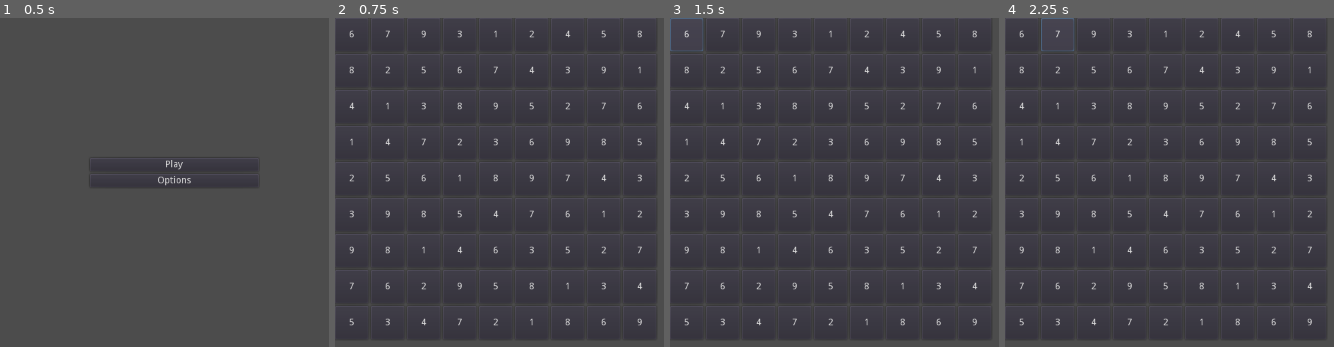
Above: before the commit, frames 1-4 (left to right).
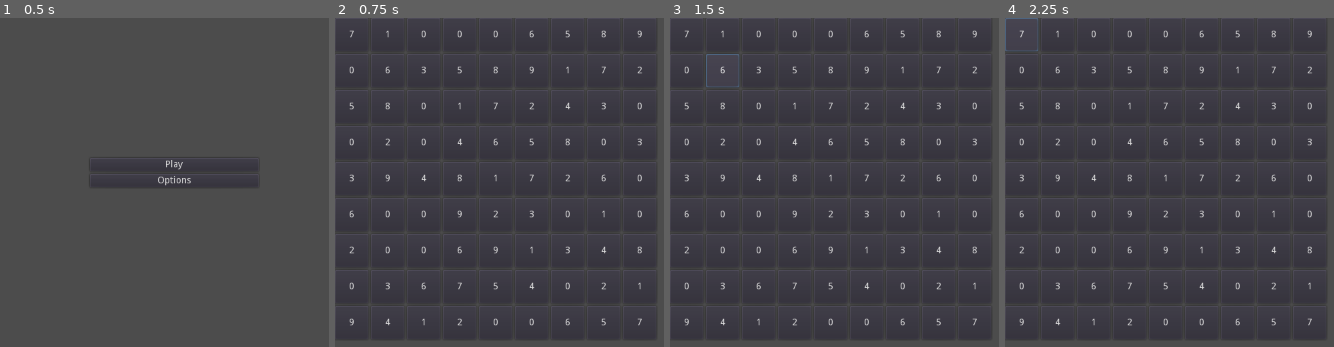
Above: after the commit, the same moments.

Repository: UnrealisticDino/sudoku
Game: Godot game, scene res://Main.tscn
Same seed, same stepped clock (60 frames per second), same inputs: the game is played once before the commit and once after it.
Inputs:
- Up to frame 1 (0.5 s): no input
- Up to frame 2 (0.75 s): click "Play" at 0.5 s
- Up to frame 3 (1.5 s): click "6" at 1.25 s
- Up to frame 4 (2.25 s): click "7" at 2 s

Frame 1 is identical in both runs. In frame 2, 1.3% of the frame differs, in the area x 4-94%, y 3-94%; in frame 3, 1.6%, in the area x 0-94%, y 0-94%; in frame 4, 1.6%.

Commit message:
Puzzle generation working corectly

Diff:
--- a/GameScene.gd
+++ b/GameScene.gd
@@ -4,3 +4,13 @@
 	var sudoku_node = get_node("Sudoku")
 	sudoku_node.rect_min_size = Vector2(450, 450)  # Adjust the size as needed
 	sudoku_node.columns = 9  # Ensure the GridContainer has 9 columns
+
+	# Get the puzzle from Global.completed_sudoku
+	var puzzle = Global.completed_sudoku
+
+	# Populate the Sudoku grid with the puzzle
+	populate_sudoku_grid(puzzle)
+
+func populate_sudoku_grid(puzzle):
+	# This is a placeholder function. You need to implement this function to populate the Sudoku grid with the puzzle data.
+	pass
--- a/PuzzleCreator.gd
+++ b/PuzzleCreator.gd
@@ -2,29 +2,20 @@
 extends Node
 
 func _ready():
-	var grid = load_sudoku_from_file()  # Get a copy of the completed Sudoku puzzle
+	var grid = load_sudoku_from_memory()  # Get a copy of the completed Sudoku puzzle
 	remove_numbers(grid)
 	print_grid(grid)
 
-func load_sudoku_from_file():
-	var grid = []
-	var file = File.new()
-	if file.file_exists("res://completed_sudoku.txt"):
-		file.open("res://completed_sudoku.txt", File.READ)
-		while not file.eof_reached():
-			var line = file.get_line()
-			var row = []
-			for num in line.split(" "):
-				if num != "":
-					row.append(int(num))
-			grid.append(row)
-		file.close()
+func load_sudoku_from_memory():
+	return Global.completed_sudoku.duplicate()  # Return a copy of the completed Sudoku puzzle
+
+func get_puzzle() -> Array:
+	var grid = load_sudoku_from_memory()
+	remove_numbers(grid)
 	return grid
-
 
 func remove_numbers(grid : Array):
 	var count : int
-	print("Global.difficulty: ", Global.difficulty)
 	match Global.difficulty:  # Use Global.difficulty
 		"easy":
 			count = 20
@@ -32,7 +23,6 @@
 			count = 30
 		"hard":
 			count = 40
-	print("Count: ", count)
 	while count > 0:
 		var cell_id : int = randi() % 81
 		var i : int = int(cell_id/9)
@@ -40,7 +30,6 @@
 		if grid[i][j] != 0:
 			count -= 1
 			grid[i][j] = 0
-			print("Removed number at (", i, ", ", j, ")")
 
 func print_grid(grid : Array):
 	for i in range(9):
--- a/PuzzleGenerator.gd
+++ b/PuzzleGenerator.gd
@@ -4,13 +4,10 @@
 func _ready():
 	randomize()  # Add this line
 	var grid = generate_sudoku()
-	print("Generated Sudoku: ", grid)  # Print the generated Sudoku
 	Global.completed_sudoku = grid  # Update the global variable
-	print("Global Sudoku: ", Global.completed_sudoku)  # Print the global Sudoku
 
 func save_sudoku_to_file(grid):
 	var file = File.new()
-	file.open("res://completed_sudoku.txt", File.WRITE)
 	for i in range(9):
 		var row = ""
 		for j in range(9):
@@ -19,7 +16,6 @@
 	file.close()
 
 func generate_sudoku() -> Array:
-	print("generate_sudoku() called by: ", get_script().resource_path)
 	var grid = []
 	for i in range(9):
 		var row = []
--- a/Scripts/Global.gd
+++ b/Scripts/Global.gd
@@ -3,7 +3,3 @@
 
 var difficulty = "easy"  # Default value
 var completed_sudoku = []  # Default value
-
-func _ready():
-	print("Global.gd is ready")
-	print("Initial completed_sudoku: ", completed_sudoku)
--- a/Sudoku.gd
+++ b/Sudoku.gd
@@ -1,10 +1,10 @@
 extends GridContainer
-var PuzzleGenerator = preload("res://PuzzleGenerator.tscn")
+var PuzzleCreator = preload("res://PuzzleCreator.gd")  # Load the PuzzleCreator script
 
 func _ready():
-	var puzzle_generator = PuzzleGenerator.instance()
-	get_parent().add_child(puzzle_generator)  # Add the PuzzleGenerator instance to the parent node
-	var puzzle = puzzle_generator.generate_sudoku()
+	var puzzle_creator = PuzzleCreator.new()  # Create a new instance of PuzzleCreator
+	get_parent().add_child(puzzle_creator)  # Add the PuzzleCreator instance to the parent node
+	var puzzle = puzzle_creator.get_puzzle()  # Get the puzzle from PuzzleCreator
 	for i in range(81):
 		var cell = Button.new()
 		cell.text = str(puzzle[i/9][i%9])  # Set the button text to the corresponding puzzle number
Empty file removed: difficulty.gd
